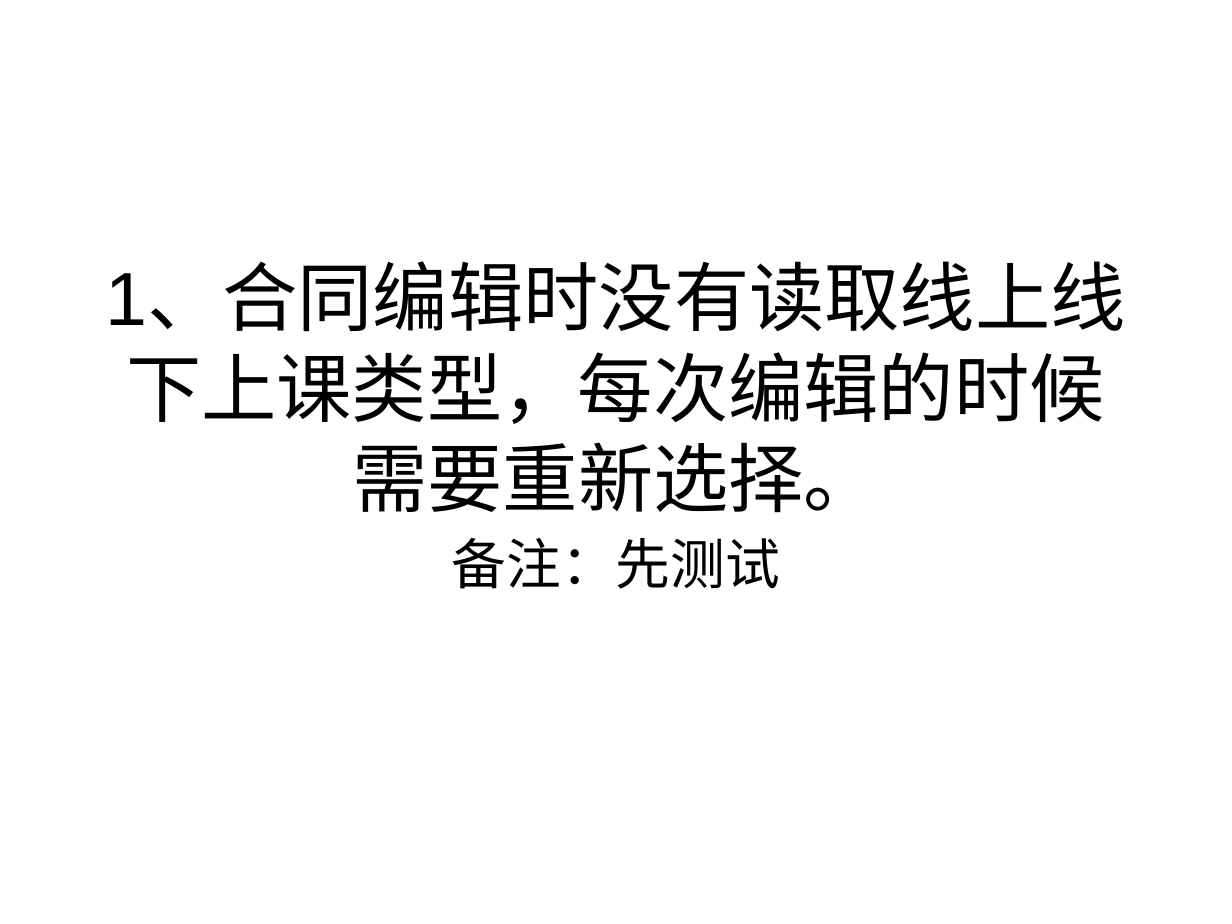
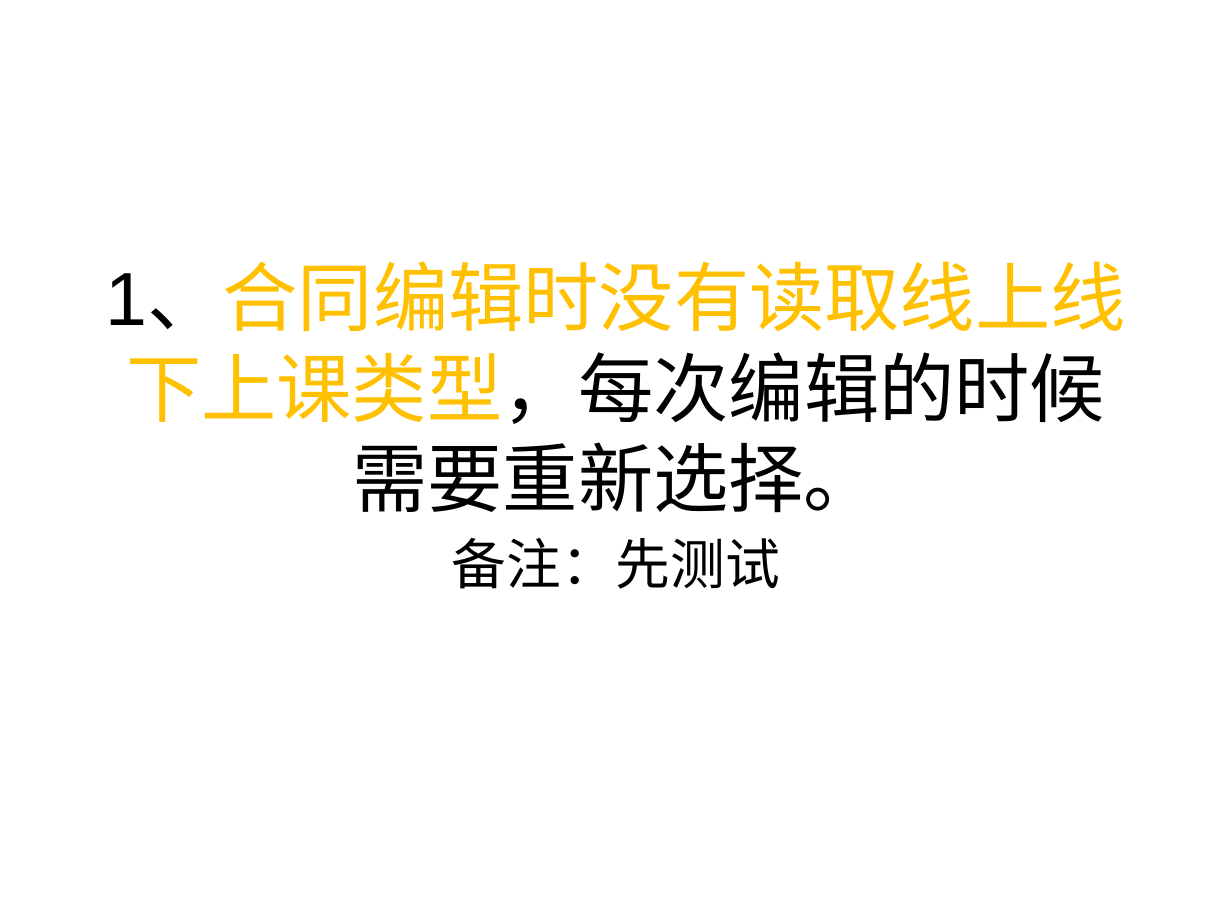
Before and after one commit to lieoluntan/sdpkRW, a slide deck: slide 1 of 个人测试任务表/0121测试问题/0121总任务（16点修订版）.ppt. Drawn at 1232x924 pixels with LibreOffice and Linux fonts; fonts in the diff are those of the drawing. Boxes give left, top, right and bottom in pixels: in the first picture for what was removed or moved away, otherwise in the second. Text is boxed around its words. In the diff, an @@ line names an element or a change of style, - is before the commit and + after.

```diff
--- a/个人测试任务表/0121测试问题/0121总任务（16点修订版）.ppt
+++ b/个人测试任务表/0121测试问题/0121总任务（16点修订版）.ppt
@@ title "1、合同编辑时没有读取线上线下上课类型，每次编辑的时候需要重新选择。" at [105, 266, 1126, 513]: text colour #000000 to #FFC000 in "1、合同编辑时没有读取线上线下上课类型，每次编辑的时候需要重新选择。" @@
```
Also in this commit, not shown: 7 other slides changed, 1 slide added.
